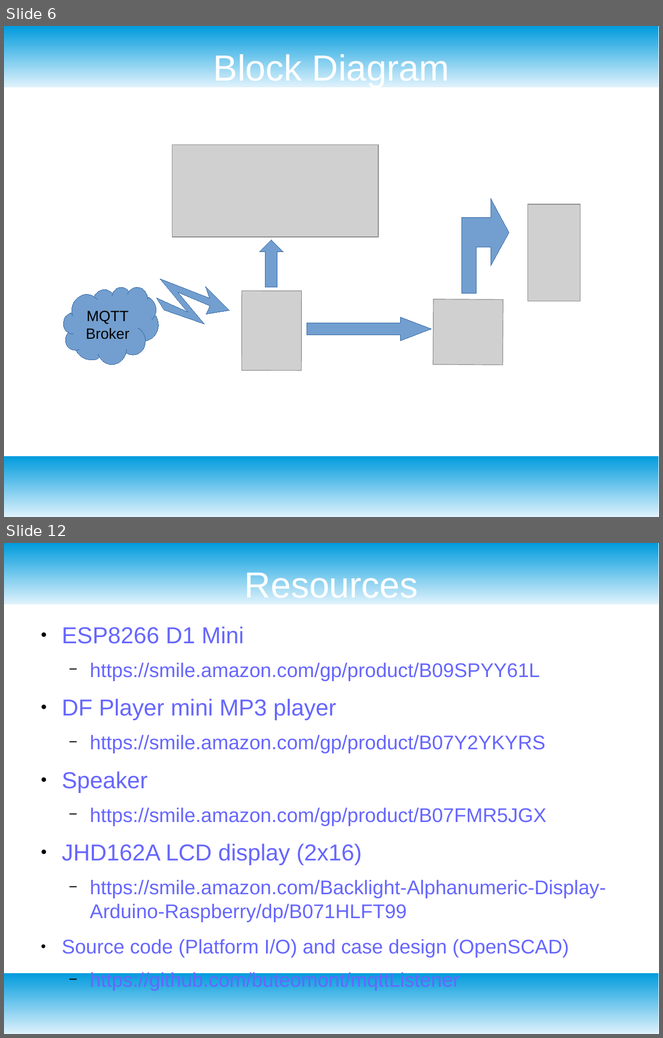
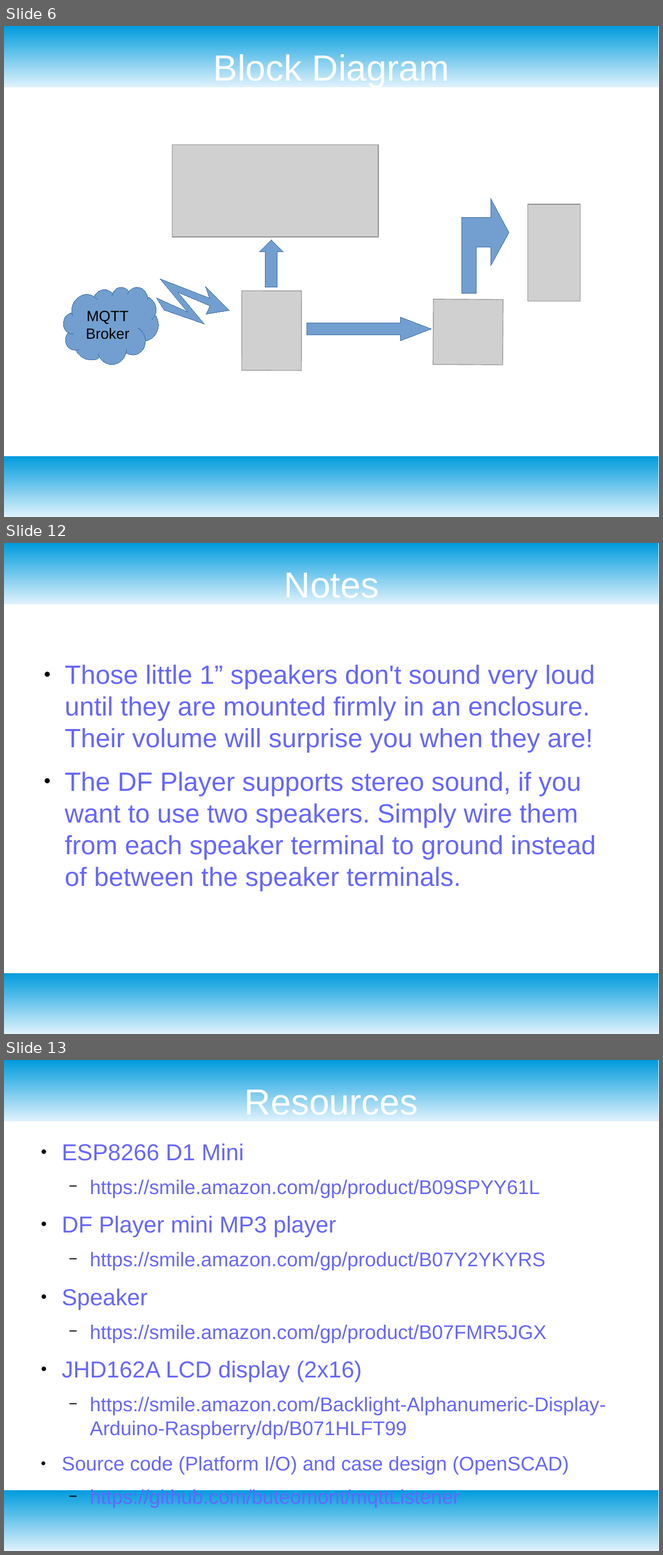
Before and after one commit to buteomont/mqttListener, a slide deck: presentation/HOT Club presentation.odp. Shown one above the other, each under a label of ours: slides 6 and 12 before the commit, slides 6, 12 and 13 after it; the slides between them are not shown. The pictures are 663x1038 and 663x1555 pixels, drawn with LibreOffice and Linux fonts; fonts in the diff are those of the drawing; grey boxes stand for pictures. Boxes give left, top, right and bottom in pixels: in the first picture for what was removed or moved away, otherwise in the second. Text is boxed around its words. In the diff, an @@ line names an element or a change of style, - is before the commit and + after.

```diff
--- a/presentation/HOT Club presentation.odp
+++ b/presentation/HOT Club presentation.odp
@@ slide 12 added at <box>4,543,659,1034</box>, background #FFFFFF; not listed: 2 template elements that a slide beside it also shows @@
@@ title added at <box>284,568,379,604</box>, 44 pt, text #FFFFFF @@
+Notes
@@ text added at <box>65,665,596,891</box>, 32 pt, text #6666FF @@
+● Those little 1” speakers don't sound very loud until they are mounted firmly in an enclosure. Their volume will surprise you when they are!
+● The DF Player supports stereo sound, if you want to use two speakers. Simply wire them from each speaker terminal to ground instead of between the speaker terminals.
@@ what was slide 12 is now slide 13 @@
```
Also in this commit, not shown: 7 slides changed, 1 other file.
